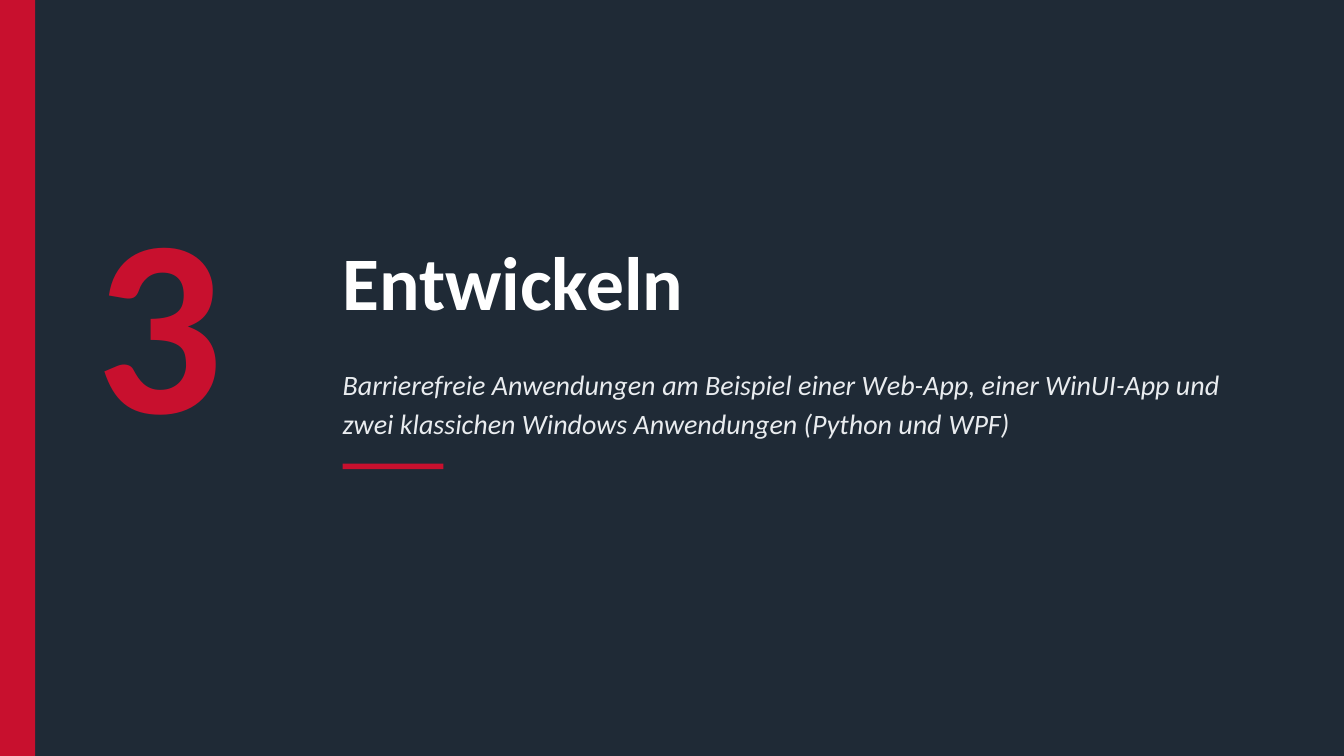
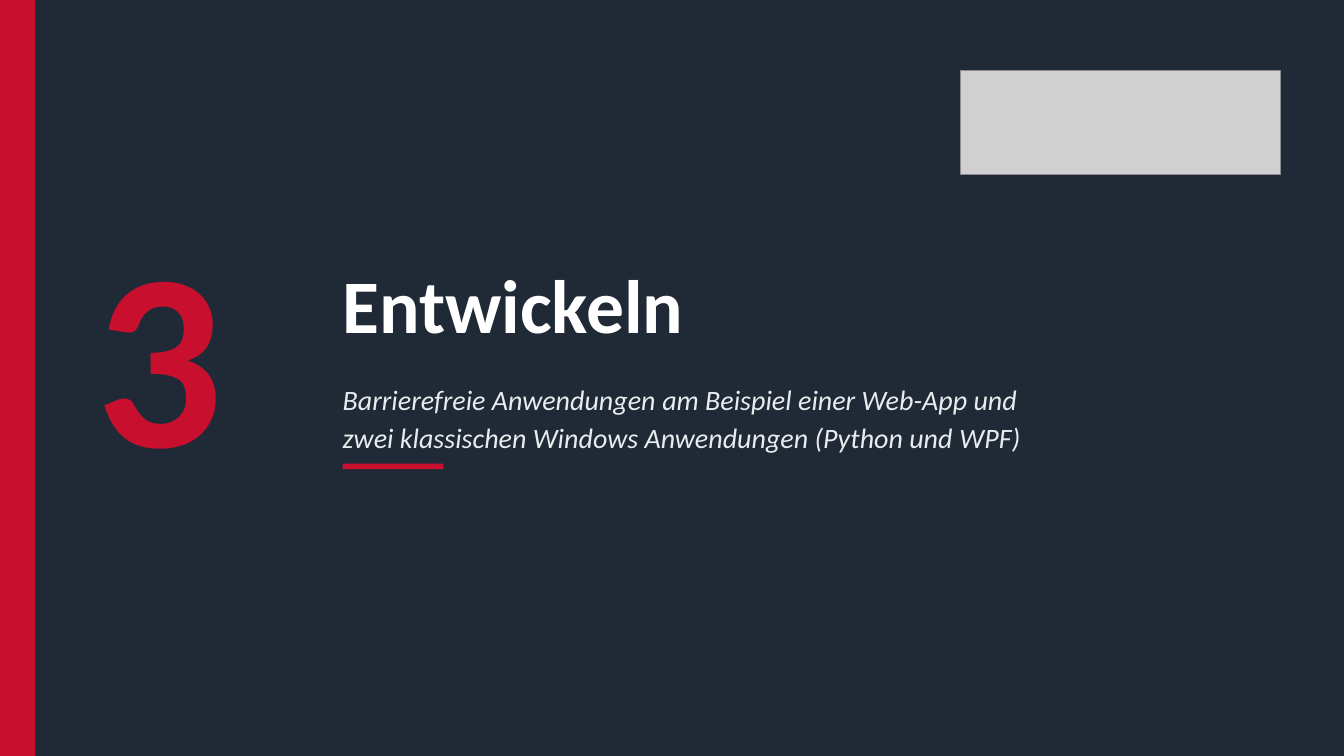
Before and after one commit to EH-BFW/BarrierefreiheitsDemos, a slide deck: slide 10 of Praesentation_Barrierefreiheit.pptx (slide 9 before the commit). Drawn at 1344x756 pixels with LibreOffice and Linux fonts; fonts in the diff are those of the drawing; grey boxes stand for pictures. Boxes give left, top, right and bottom in pixels: in the first picture for what was removed or moved away, otherwise in the second. Text is boxed around its words. In the diff, an @@ line names an element or a change of style, - is before the commit and + after.

```diff
--- a/Praesentation_Barrierefreiheit.pptx
+++ b/Praesentation_Barrierefreiheit.pptx
@@ picture added at (x1=961, y1=71, x2=1280, y2=174) @@
@@ text "3" moved from (x1=96, y1=248, x2=224, y2=415) to (x1=96, y1=282, x2=224, y2=449) @@
@@ text "Entwickeln" moved from (x1=343, y1=257, x2=684, y2=311) to (x1=343, y1=280, x2=684, y2=334) @@
@@ text at (x1=343, y1=390, x2=1020, y2=453): text changed @@
-Barrierefreie Anwendungen am Beispiel einer Web-App, einer WinUI-App und
-zwei klassichen Windows Anwendungen (Python und WPF)
+Barrierefreie Anwendungen am Beispiel einer Web-App und
+zwei klassischen Windows Anwendungen (Python und WPF)
```
Also in this commit, not shown: 15 other slides changed, 2 slides added, 3 slides removed, 7 other files.
